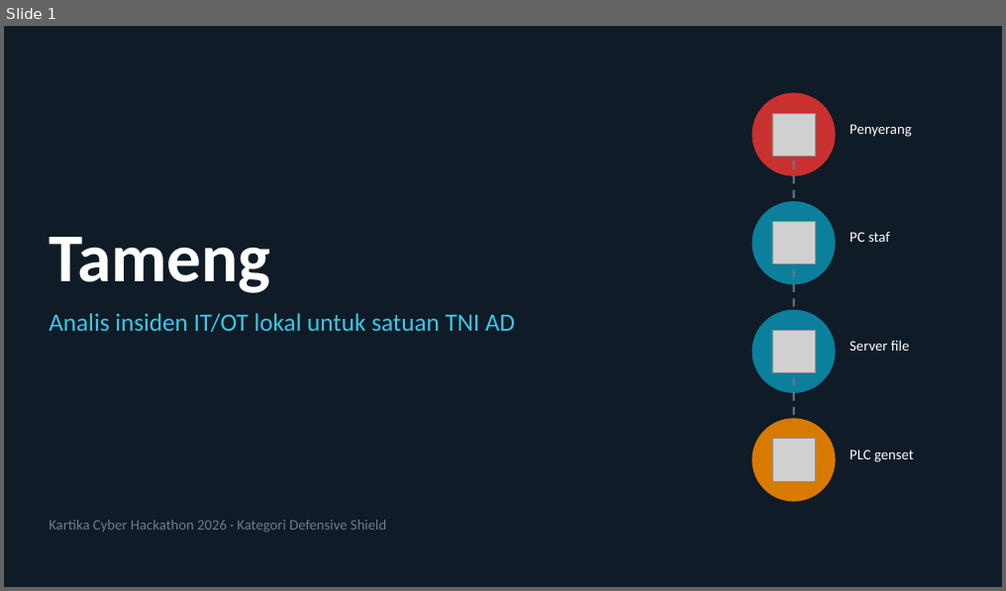
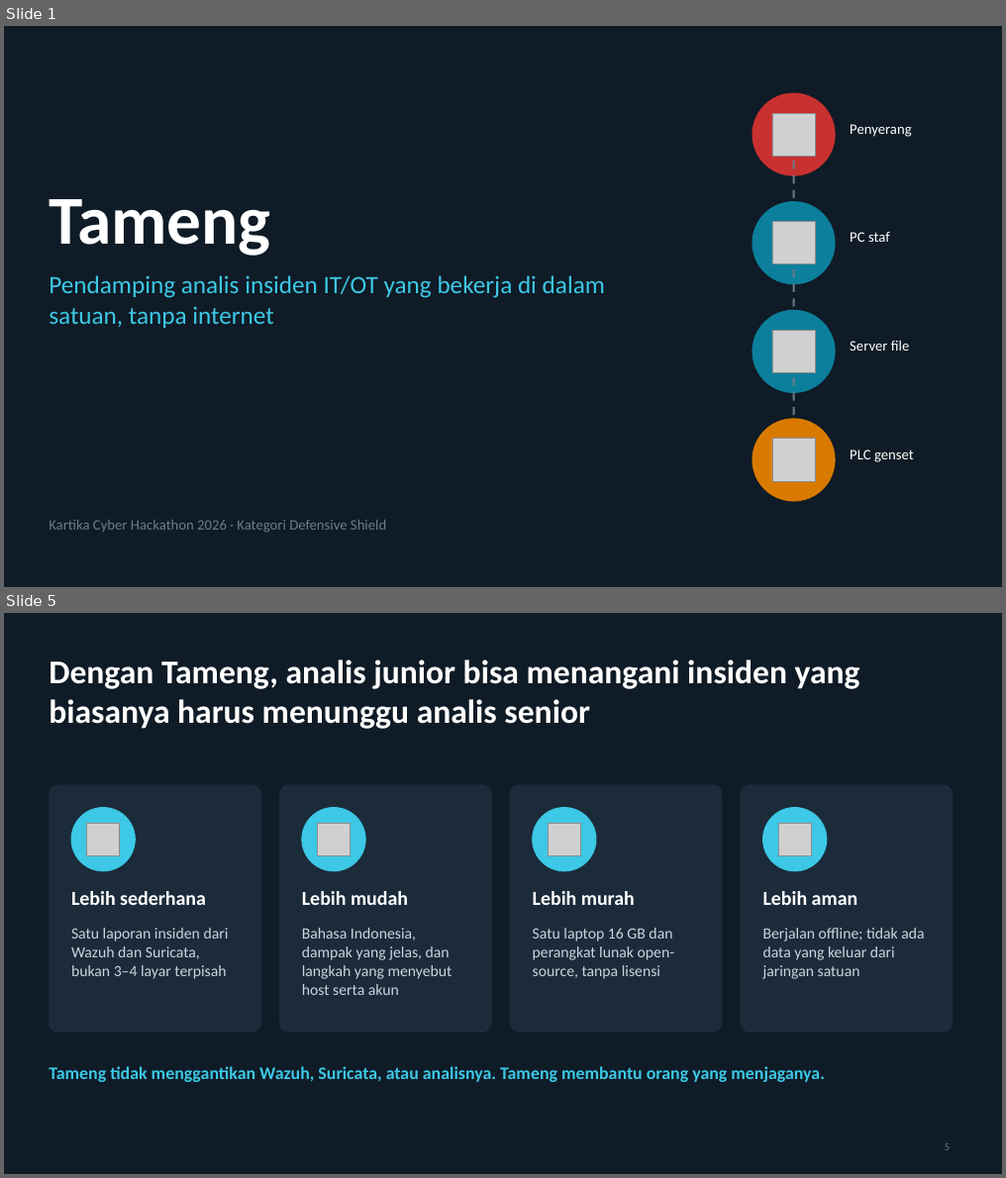
Before and after one commit to yogasamsu/Kartika-cyber, a slide deck: presentasi/tameng-presentasi.pptx. Shown one above the other, each under a label of ours: slide 1 before the commit, slides 1 and 5 after it; the slides between them are not shown. The pictures are 1006x591 and 1006x1178 pixels, drawn with LibreOffice and Linux fonts; fonts in the diff are those of the drawing; grey boxes stand for pictures. Boxes give left, top, right and bottom in pixels: in the first picture for what was removed or moved away, otherwise in the second. Text is boxed around its words. In the diff, an @@ line names an element or a change of style, - is before the commit and + after.

```diff
--- a/presentasi/tameng-presentasi.pptx
+++ b/presentasi/tameng-presentasi.pptx
@@ slide 5 added at <box>4,613,1002,1174</box>, background #0F1B26 @@
@@ title added at <box>49,660,860,729</box>, 32 pt, text #FFFFFF, bold @@
+Dengan Tameng, analis junior bisa menangani insiden yang biasanya harus menunggu analis senior
@@ rounded rectangle added at <box>49,785,260,1032</box>, fill #1B2B3A, outline #1B2B3A 1 pt @@
@@ rounded rectangle added at <box>279,785,491,1032</box>, fill #1B2B3A, outline #1B2B3A 1 pt @@
@@ rounded rectangle added at <box>510,785,722,1032</box>, fill #1B2B3A, outline #1B2B3A 1 pt @@
@@ rounded rectangle added at <box>741,785,952,1032</box>, fill #1B2B3A, outline #1B2B3A 1 pt @@
@@ ellipse added at <box>71,808,135,871</box>, fill #3CC8E6, outline #3CC8E6 1 pt @@
@@ ellipse added at <box>302,808,365,871</box>, fill #3CC8E6, outline #3CC8E6 1 pt @@
@@ ellipse added at <box>533,808,596,871</box>, fill #3CC8E6, outline #3CC8E6 1 pt @@
@@ ellipse added at <box>763,808,827,871</box>, fill #3CC8E6, outline #3CC8E6 1 pt @@
@@ picture added at <box>86,823,119,856</box> @@
@@ picture added at <box>317,823,350,856</box> @@
@@ picture added at <box>548,823,580,856</box> @@
@@ picture added at <box>778,823,811,856</box> @@
@@ text added at <box>71,891,206,905</box>, 19 pt, text #FFFFFF, bold @@
+Lebih sederhana
@@ text added at <box>302,891,408,905</box>, 19 pt, text #FFFFFF, bold @@
+Lebih mudah
@@ text added at <box>533,891,635,905</box>, 19 pt, text #FFFFFF, bold @@
+Lebih murah
@@ text added at <box>763,891,858,905</box>, 19 pt, text #FFFFFF, bold @@
+Lebih aman
@@ text added at <box>71,928,229,979</box>, 15 pt, text #C9D4DD @@
+Satu laporan insiden dari Wazuh dan Suricata, bukan 3–4 layar terpisah
@@ text added at <box>302,928,452,995</box>, 15 pt, text #C9D4DD @@
+Bahasa Indonesia, dampak yang jelas, dan langkah yang menyebut host serta akun
@@ text added at <box>533,928,674,979</box>, 15 pt, text #C9D4DD @@
+Satu laptop 16 GB dan perangkat lunak open-source, tanpa lisensi
@@ text added at <box>763,928,924,979</box>, 15 pt, text #C9D4DD @@
+Berjalan offline; tidak ada data yang keluar dari jaringan satuan
@@ text added at <box>49,1066,825,1082</box>, 17 pt, text #3CC8E6, bold @@
+Tameng tidak menggantikan Wazuh, Suricata, atau analisnya. Tameng membantu orang yang menjaganya.
@@ page number added at <box>944,1144,949,1151</box>, 10 pt, text #6B7C8C @@
+5
@@ slide 1 changed as well @@
@@ title "Tameng": place and size @@
-title "Tameng" at <box>49,237,270,293</box>
+title "Tameng" at <box>49,199,270,256</box>
@@ text at <box>49,275,605,328</box>: text changed @@
-Analis insiden IT/OT lokal untuk satuan TNI AD
+Pendamping analis insiden IT/OT yang bekerja di dalam satuan, tanpa internet
```
Also in this commit, not shown: 5 other slides changed, 7 other slides added, 4 slides removed, 5 other files.
